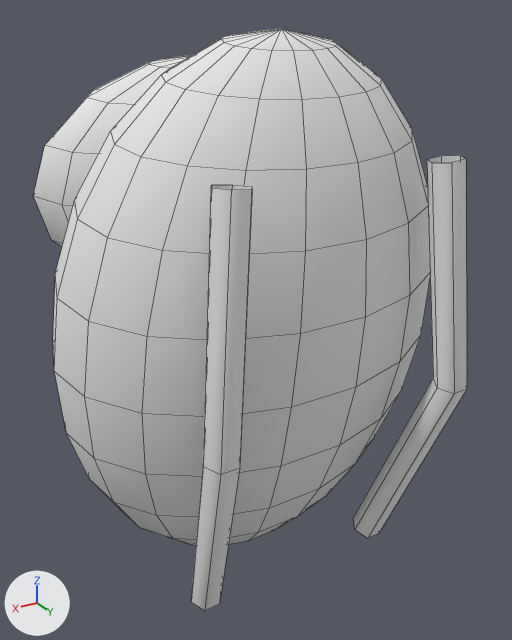
The FBX model unity/Assets/Art/Models/Hut_Backpack.fbx: old version first, new version second.
Before and after are seen from a 50 mm camera at (16.7, 30.6, 28.1) aimed at (-0.4, 2.1, 13.8). Arrows for +X, +Y and +Z are at lower left; the lights stay in place. The older version comes first. Mesh edges are drawn as thin lines. Where no turn or scale is listed for an object, it has been applied to the vertices.

Objects in the first picture: 'Hut_Backpack'.
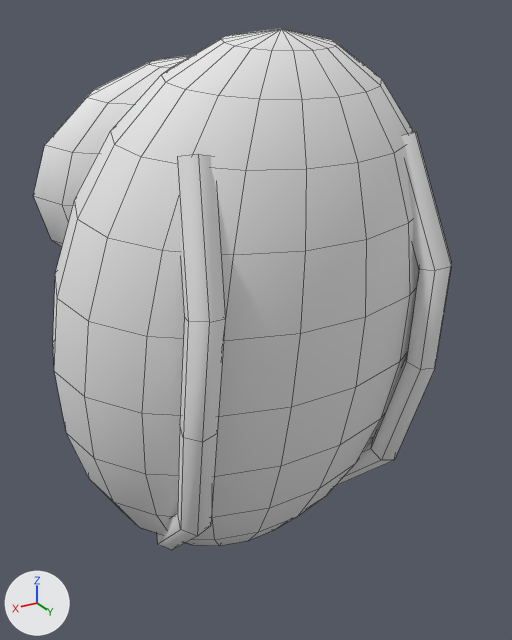
The change, as a diff of the scene's bpy script:
```diff
--- a/unity/Assets/Art/Models/Hut_Backpack.fbx.py
+++ b/unity/Assets/Art/Models/Hut_Backpack.fbx.py
@@ me_hut_backpack @@
 # used by ob_hut_backpack; location = (0.0, 0.0, 0.0)
-me_hut_backpack.from_pydata(...)  # 446 vertices, 469 faces; spans x -10.0..10.0, y -7.2..11.0, z 0.0..27.6
+me_hut_backpack.from_pydata(...)  # 485 vertices, 508 faces; spans x -10.0..10.0, y -7.2..9.6, z 0.0..27.6
+# me_hut_backpack part 1: the loose piece of 18 vertices spanning x 4.2..6.8, y 5.8..11.0, z 1.6..22.8 is rebuilt with 30 vertices and now spans x 4.2..6.8, y 1.8..9.6, z 2.1..23.5
+# me_hut_backpack part 2
+# 6 vertices are removed from x -5.8..-4.2, y 5.8..7.1, z 1.6..2.2
+# 6 faces are deleted
+# 12 vertices move from x -6.8..-4.2, y 8.9..11.0, z 12.3..22.8 to x -6.6..-4.2, y 6.0..9.6, z 17.6..23.5
+# 18 vertices are added at x -6.8..-4.2, y 1.8..9.1, z 2.1..12.9
+# 18 new faces join them
+# other edits to the shape of me_hut_backpack do not show in these pictures
 me_hut_backpack.materials.append(mat_vertexcolor)
```

Pixel boxes (x1, y1, x2, y2) of what changed, in the pictures (512 x 640 px):
'Hut_Backpack', reshaped (10% shorter)
    before: (33, 29, 467, 611)
    after: (33, 29, 451, 550)
part 1 of me_hut_backpack, rebuilt (11% wider, 7% shorter)
    before: (191, 185, 252, 611)
    after: (157, 154, 225, 550)
part 2 of me_hut_backpack, reshaped
    before: (353, 155, 467, 538)
    after: (336, 132, 451, 486)
